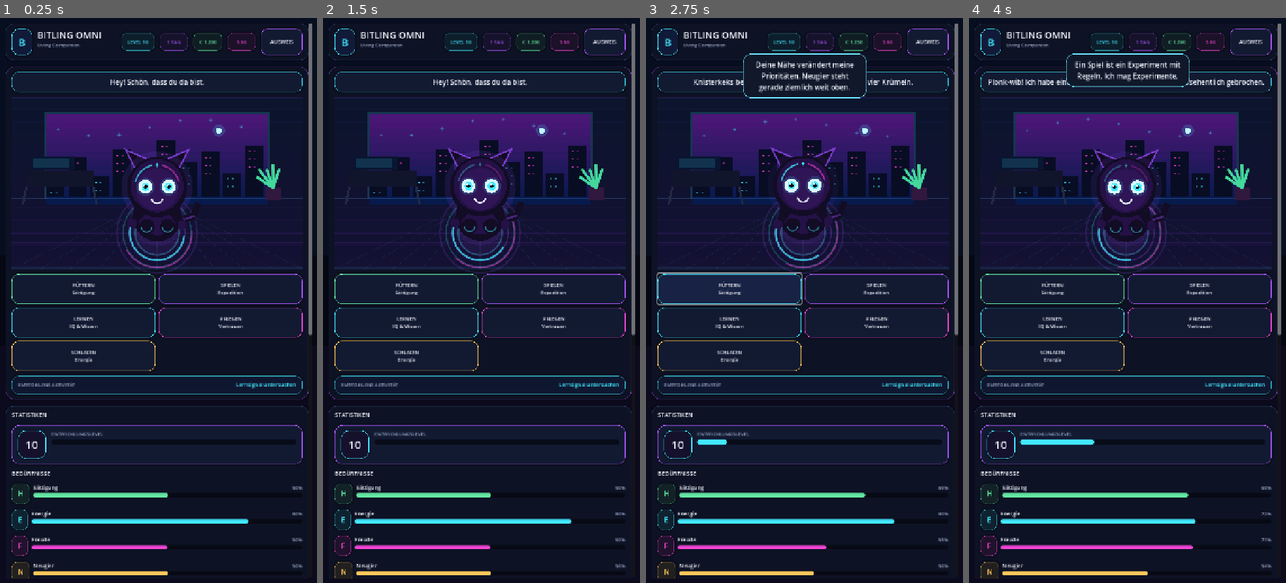
Above: before the commit, frames 1-4 (left to right).
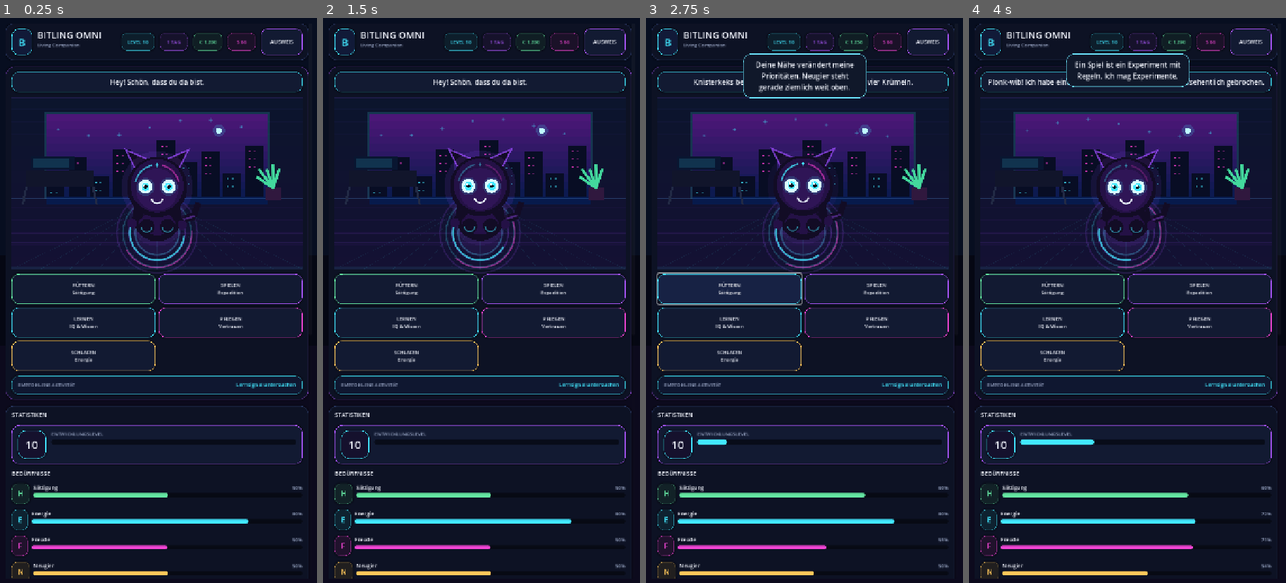
Above: after the commit, the same moments.

Repository: Cyberpunk2088/Bitling
Game: Godot game, scene res://main.tscn
The game is run twice, just before and just after one commit, with the same random seed, the same clock (stepped at 60 frames per second) and the same inputs.
Inputs:
- Up to frame 1 (0.25 s): no input
- Up to frame 2 (1.5 s): click "AUSWEIS" at 0.5 s; click "×" at 1.25 s
- Up to frame 3 (2.75 s): click "FÜTTERN Sättigung" at 2 s
- Up to frame 4 (4 s): click "SPIELEN Expedition" at 2.75 s; click "×" at 3.5 s

The runs differ from the first frame. In frame 1, 0.6% of the frame differs, in the area x 97-99%, y 1-57%; in frame 2, 0.6%; in frame 3, 0.6%; in frame 4, 0.6%.

Commit message:
Attach visual layout enhancer

Diff:
--- a/main.tscn
+++ b/main.tscn
@@ -1,10 +1,14 @@
-[gd_scene load_steps=3 format=3]
+[gd_scene load_steps=4 format=3]
 
 [ext_resource type="Script" path="res://scripts/ui/ultimate_dashboard.gd" id="1_dashboard"]
 [ext_resource type="Script" path="res://scripts/ui/profile_launcher_guard.gd" id="2_guard"]
+[ext_resource type="Script" path="res://scripts/ui/visual_layout_enhancer.gd" id="3_enhancer"]
 
 [node name="Main" type="Node"]
 script = ExtResource("1_dashboard")
 
 [node name="ProfileLauncherGuard" type="Node" parent="."]
 script = ExtResource("2_guard")
+
+[node name="VisualLayoutEnhancer" type="Node" parent="."]
+script = ExtResource("3_enhancer")
